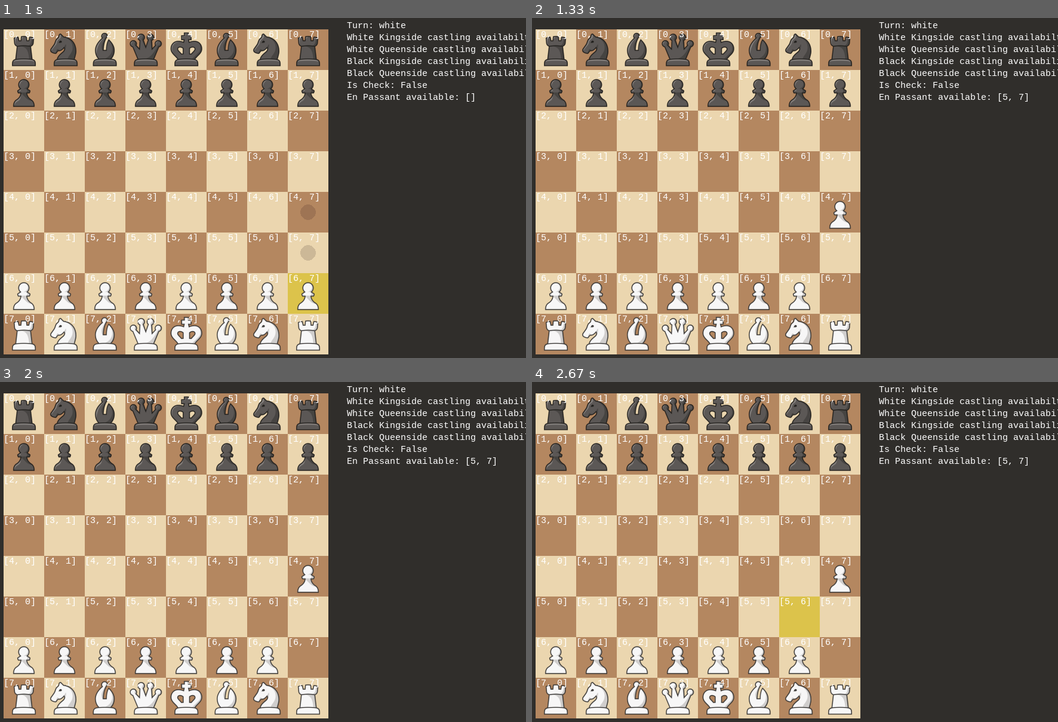
Above: before the commit, frames 1-4 (two rows, left to right).
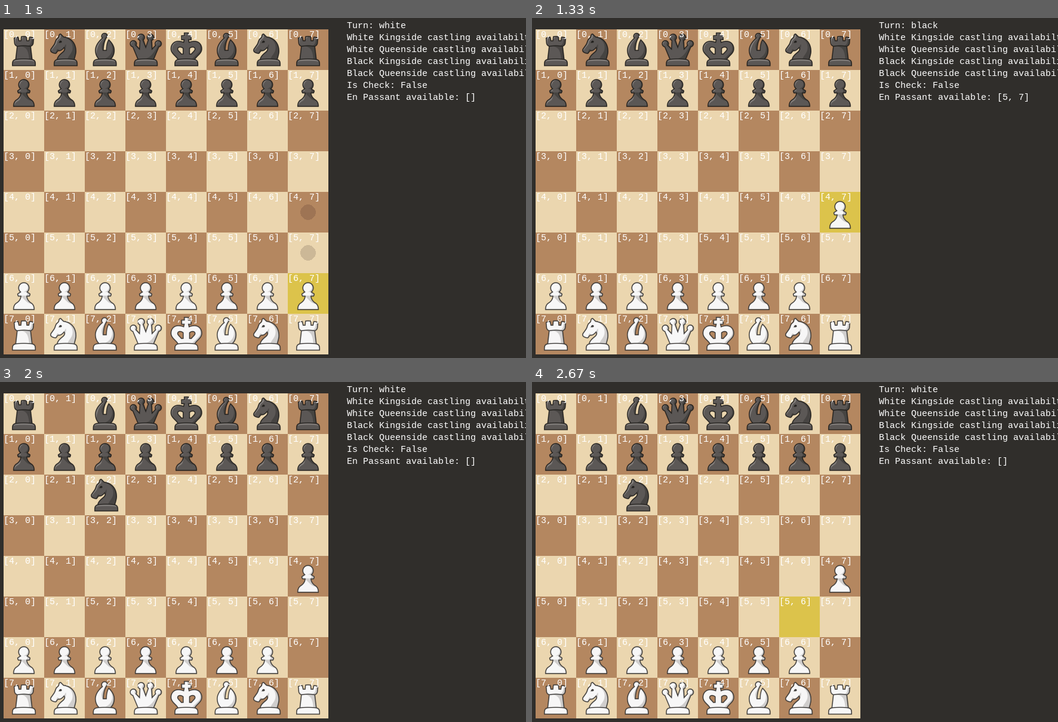
Above: after the commit, the same moments.

Repository: bencheshire18/Starter_Chess_Game
Game: pygame game, started from main.py
The game is run twice, just before and just after one commit, with the same random seed, the same clock (stepped at 60 frames per second) and the same inputs.
Inputs (mouse positions are in pixels of both pictures, inside the frame that each line leads up to):
- Up to frame 1 (1 s): click (257, 194) at 0.38 s; click (310, 273) at 0.77 s
- Up to frame 2 (1.33 s): click (852, 225) at 1.15 s
- Up to frame 3 (2 s): right-click (263, 596) at 1.6 s; move the mouse to (257, 603) at 1.9 s
- Up to frame 4 (2.67 s): click (789, 603) at 2.13 s; move the mouse to (900, 531) at 2.5 s

Frame 1 is identical in both runs. In frame 2, 0.8% of the frame differs, in the area x 54-78%, y 1-64%; in frame 3, 0.7%; in frame 4, 0.7%.

Commit message:
En Passant Fixes

Diff:
--- a/game/board.py
+++ b/game/board.py
@@ -47,40 +47,44 @@
 
     # Move a piece
     def move_piece(self, start, end, status):
-        ep = False
-        # En Passant captured pawn removal
-        if end == status.en_passant_available:
-            ep = True
-            if end[0] == 2:
-                captured_pawn_pos = [3, end[1]]
-            elif end[0] == 5:
-                captured_pawn_pos = [4, end[0]]
-            else:
-                captured_pawn_pos = [0, 0]
+        start_row, start_col = start
+        end_row, end_col = end
 
-        start_row = start[0]
-        start_col = start[1]
-        end_row = end[0]
-        end_col = end[1]
-
-        # Take the piece from the start position
         moving_piece = self.grid[start_row][start_col]
 
-        # Update en passant rights if applicable
+        # Rejected moves must not change any state
+        if moving_piece is None:
+            return False
+        if moving_piece.colour != status.active_player:
+            return False
+        if not moving_piece.check_legal_move([start_row, start_col], [end_row, end_col], self, status):
+            return False
+
+        # Decide en passant BEFORE anything is changed
+        is_en_passant = (
+            moving_piece.name == "Pawn"
+            and end == status.en_passant_available
+            and start_col != end_col
+            and self.grid[end_row][end_col] is None
+        )
+
+        # Only a double pawn push creates new rights; every other move clears them
+        new_en_passant = []
         if moving_piece.symbol == "P" and start_row == 6 and end_row == 4:
-            status.en_passant_available = [5, start_col]
+            new_en_passant = [5, start_col]
         elif moving_piece.symbol == "p" and start_row == 1 and end_row == 3:
-            status.en_passant_available = [2, start_col]
+            new_en_passant = [2, start_col]
 
         castling.castle(self, moving_piece, status, start, end)
         castling.remove_castling_rights(moving_piece, status, start)
 
-        # en_passant captured pawn removal
-        if ep:
-            self.grid[captured_pawn_pos[0]][captured_pawn_pos[1]] = None
+        # The captured pawn is beside the capturer: same row as start, same column as end
+        if is_en_passant:
+            self.grid[start_row][end_col] = None
 
-        # Place it at the destination
-        if self.grid[end_row][end_col] is not None and self.grid[end_row][end_col].name == "Rook":
+        # Capturing a rook on its home square removes that castling right
+        target = self.grid[end_row][end_col]
+        if target is not None and target.name == "Rook":
             if end == [7, 0]:
                 status.queenside_white_castling_available = False
             elif end == [7, 7]:
@@ -89,11 +93,13 @@
                 status.queenside_black_castling_available = False
             elif end == [0, 7]:
                 status.kingside_black_castling_available = False
+
         self.grid[end_row][end_col] = moving_piece
-
-        # Clear the starting square
         self.grid[start_row][start_col] = None
 
+        # Set last, so the recursive rook move inside castle() can't overwrite it
+        status.en_passant_available = new_en_passant
+        status.toggle_turn()
         return True
 
     def would_be_in_check(self, start, end, status):
